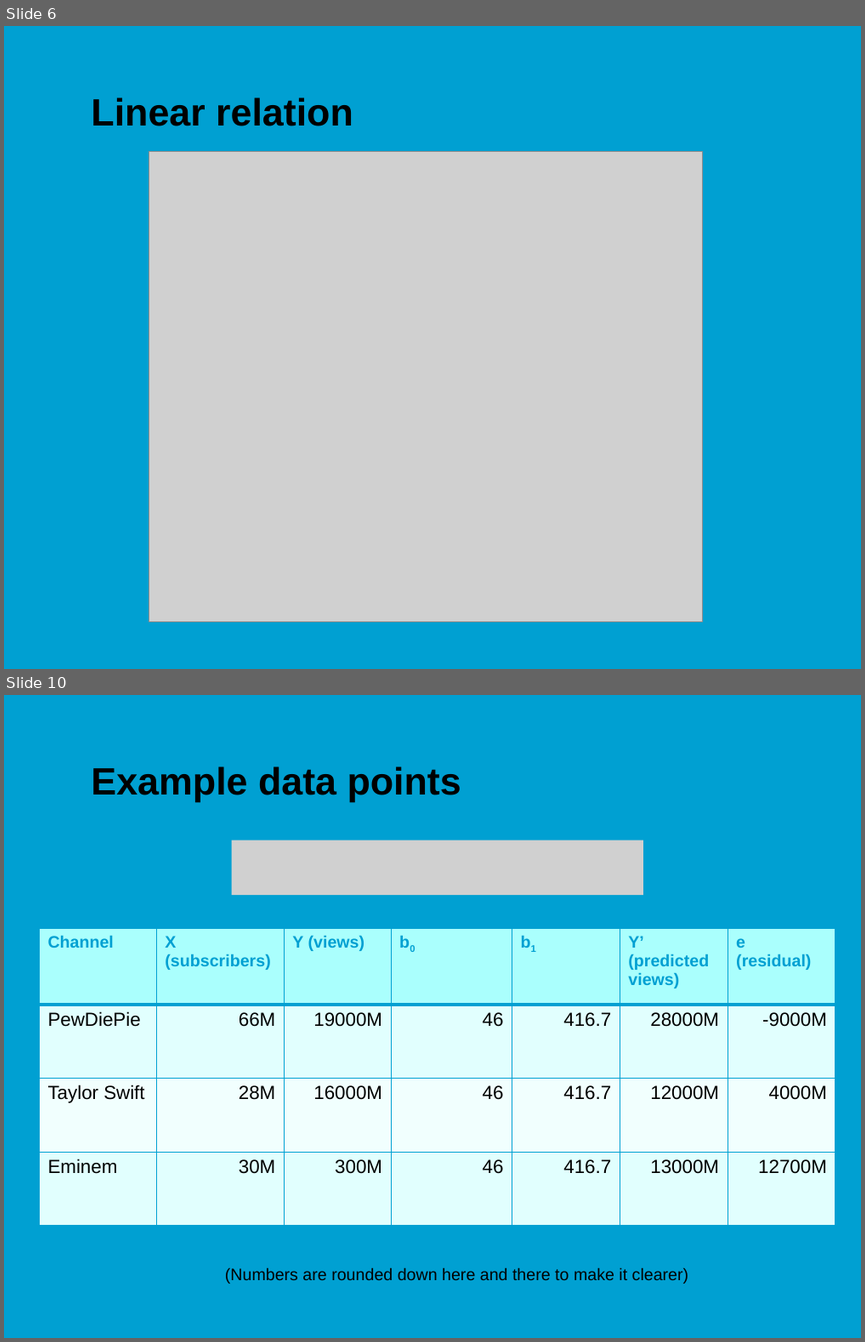
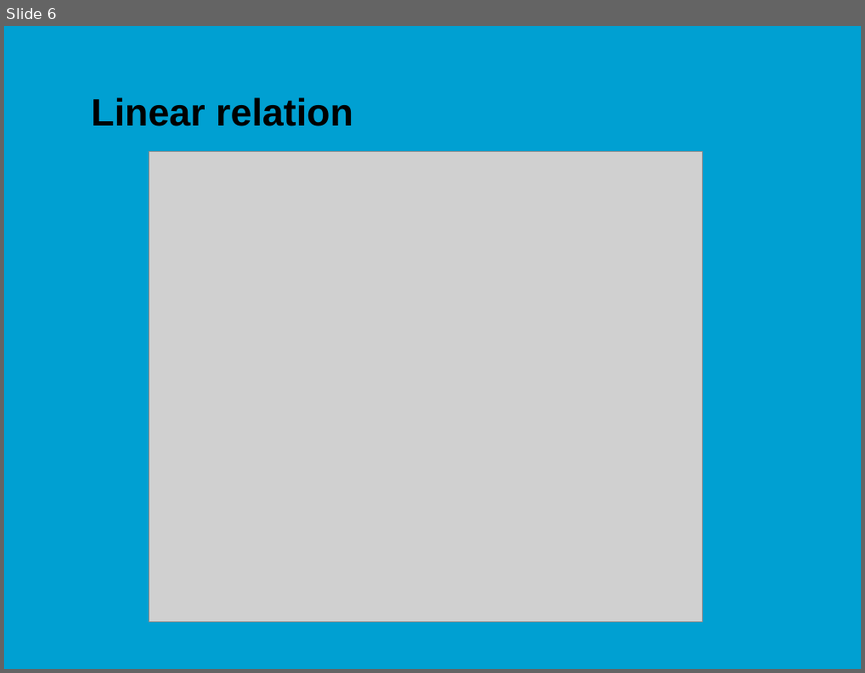
Before and after one commit to jonasmoons/data-driven-learning, a slide deck: slides/Week 3 - linear regression.pptx. Shown one above the other, each under a label of ours: slides 6 and 10 before the commit, slide 6 after it; the slides between them are not shown. The pictures are 865x1342 and 865x673 pixels, drawn with LibreOffice and Linux fonts; fonts in the diff are those of the drawing; grey boxes stand for pictures; background and template pictures are left out. Boxes give left, top, right and bottom in pixels: in the first picture for what was removed or moved away, otherwise in the second. Text is boxed around its words. In the diff, an @@ line names an element or a change of style, - is before the commit and + after.

```diff
--- a/slides/Week 3 - linear regression.pptx
+++ b/slides/Week 3 - linear regression.pptx
@@ slide 10 removed at box(4, 695, 861, 1338), background picture (left out) @@
@@ title removed at box(91, 766, 461, 801) @@
-Example data points
@@ picture removed at box(232, 839, 643, 895) @@
@@ table removed at box(39, 929, 836, 1225), 4 rows, 7 columns @@
-Channel | X (subscribers) | Y (views) | b0 | b1 | Y’ / (predicted views) | e / (residual)
-PewDiePie | 66M | 19000M | 46 | 416.7 | 28000M | -9000M
-Taylor Swift | 28M | 16000M | 46 | 416.7 | 12000M | 4000M
-Eminem | 30M | 300M | 46 | 416.7 | 13000M | 12700M
@@ text removed at box(225, 1267, 688, 1283) @@
-(Numbers are rounded down here and there to make it clearer)
```
Also in this commit, not shown: 9 slides changed, 8 other files.
